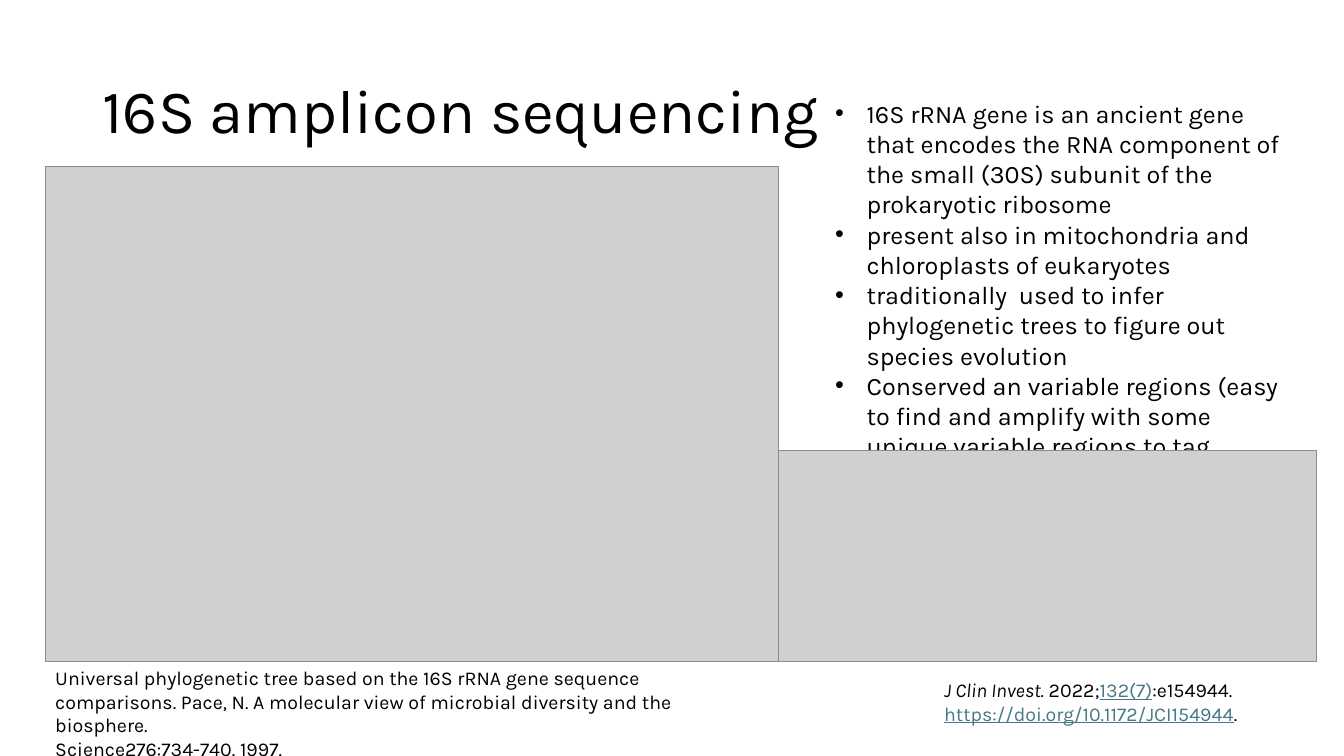
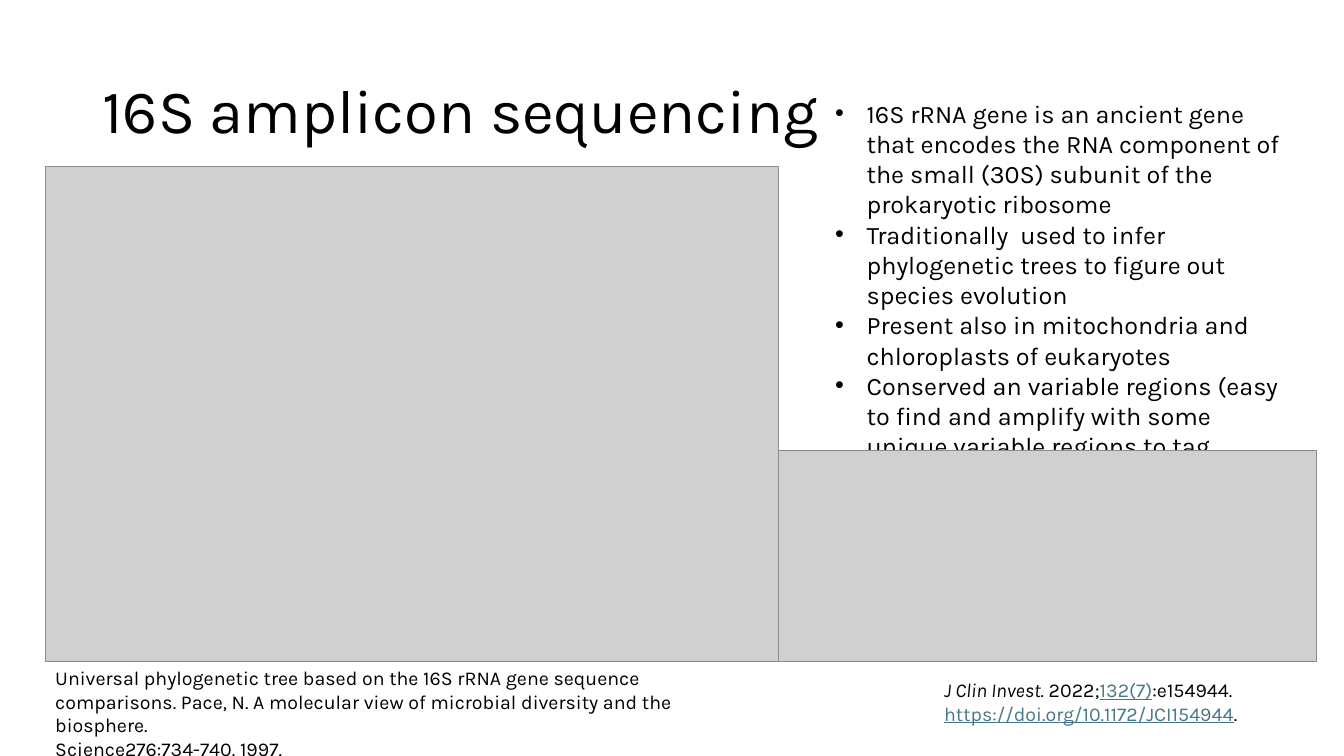
Before and after one commit to biosustain/dsp_metagenomics_training, a slide deck: slide 27 of course_contents/IntroMetagenomics.pptx. Drawn at 1344x756 pixels with LibreOffice and Linux fonts; fonts in the diff are those of the drawing; grey boxes stand for pictures. Boxes give left, top, right and bottom in pixels: in the first picture for what was removed or moved away, otherwise in the second. Text is boxed around its words. In the diff, an @@ line names an element or a change of style, - is before the commit and + after.

```diff
--- a/course_contents/IntroMetagenomics.pptx
+++ b/course_contents/IntroMetagenomics.pptx
@@ text at (867, 226, 1249, 371): text changed @@
-• present also in mitochondria and chloroplasts of eukaryotes
-• traditionally used to infer phylogenetic trees to figure out species evolution
+• Traditionally used to infer phylogenetic trees to figure out species evolution
+• Present also in mitochondria and chloroplasts of eukaryotes
```
Also in this commit, not shown: 4 other slides changed, 1 slide removed, 1 other file.
